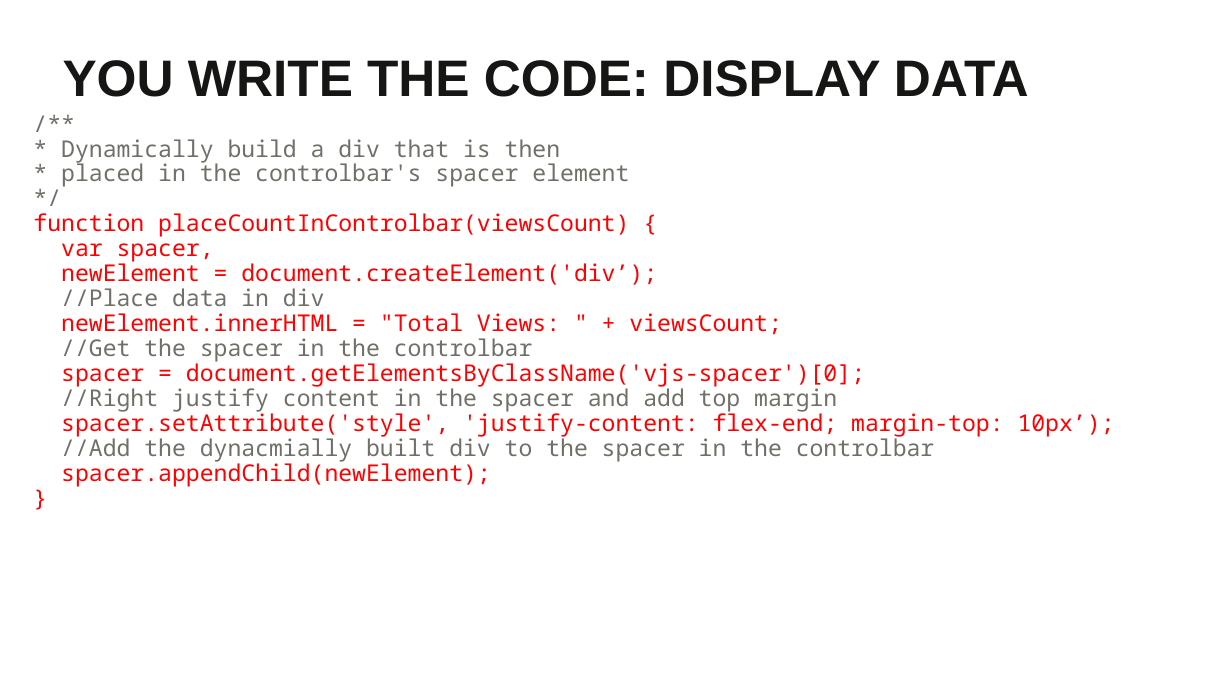
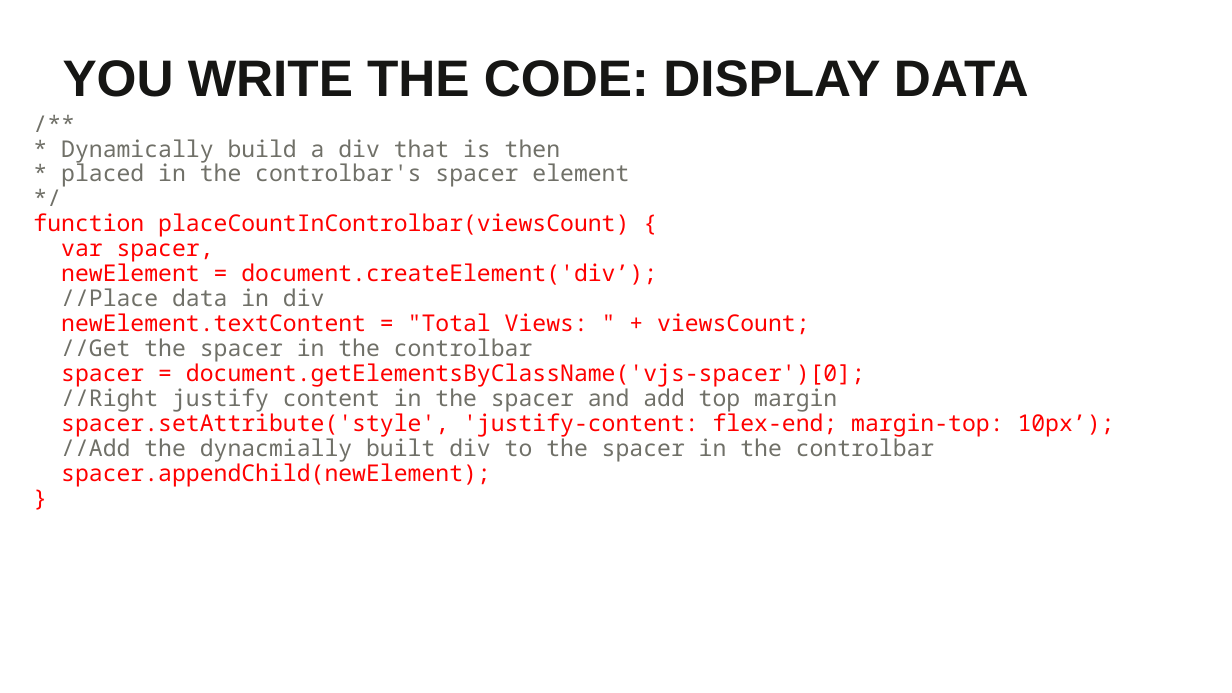
Before and after one commit to BrightcoveLearning/BCL-LearningSamples, a slide deck: slide 18 of PLAYTV2020/matt-boles-video.pptx. Drawn at 1232x693 pixels with LibreOffice and Linux fonts; fonts in the diff are those of the drawing; background and template pictures are left out. Boxes give left, top, right and bottom in pixels: in the first picture for what was removed or moved away, otherwise in the second. Text is boxed around its words. In the diff, an @@ line names an element or a change of style, - is before the commit and + after.

```diff
--- a/PLAYTV2020/matt-boles-video.pptx
+++ b/PLAYTV2020/matt-boles-video.pptx
@@ text at [33,139,1115,487]: text changed @@
-/**
-* Dynamically build a div that is then
-* placed in the controlbar's spacer element
-*/
-function placeCountInControlbar(viewsCount) {
-var spacer,
-newElement = document.createElement('div’);
-//Place data in div
-newElement.innerHTML = "Total Views: " + viewsCount;
-//Get the spacer in the controlbar
-spacer = document.getElementsByClassName('vjs-spacer')[0];
-//Right justify content in the spacer and add top margin
-spacer.setAttribute('style', 'justify-content: flex-end; margin-top: 10px’);
-//Add the dynacmially built div to the spacer in the controlbar
-spacer.appendChild(newElement);
-}
+/**
+* Dynamically build a div that is then
+* placed in the controlbar's spacer element
+*/
+function placeCountInControlbar(viewsCount) {
+var spacer,
+newElement = document.createElement('div’);
+//Place data in div
+newElement.textContent = "Total Views: " + viewsCount;
+//Get the spacer in the controlbar
+spacer = document.getElementsByClassName('vjs-spacer')[0];
+//Right justify content in the spacer and add top margin
+spacer.setAttribute('style', 'justify-content: flex-end; margin-top: 10px’);
+//Add the dynacmially built div to the spacer in the controlbar
+spacer.appendChild(newElement);
+}
```
Also in this commit, not shown: 5 other slides changed.
